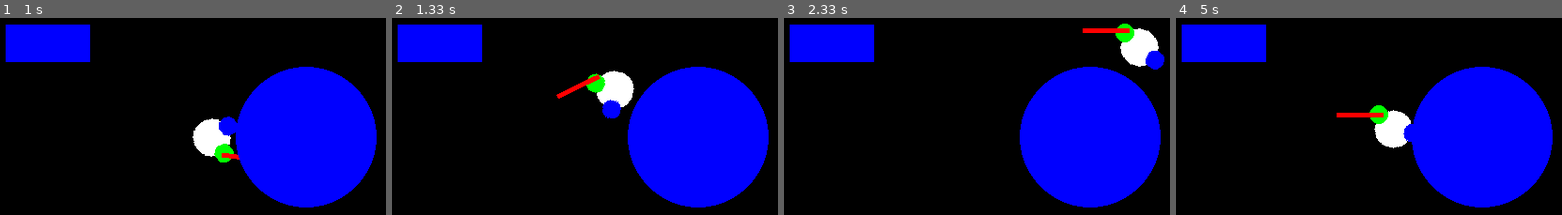
Above: before the commit, frames 1-4 (left to right).
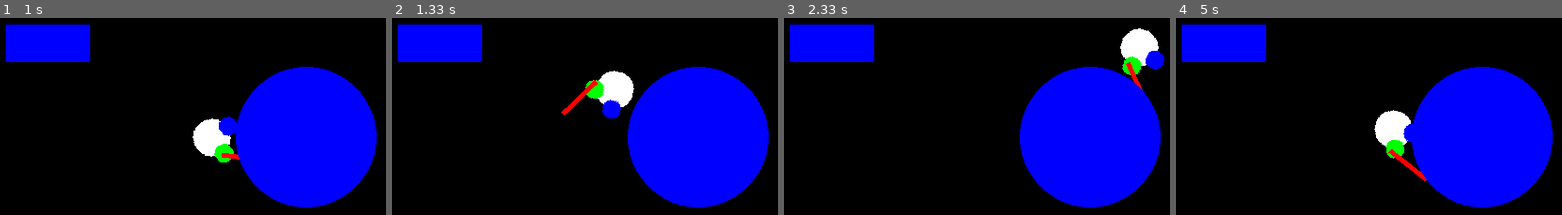
Above: after the commit, the same moments.

Repository: fjaviergb/Pygames-Hermanios
Game: pygame game, started from Combinacion.py
The game is run twice, just before and just after one commit, with the same random seed, the same clock (stepped at 60 frames per second) and the same inputs.
Inputs (mouse positions are in pixels of both pictures, inside the frame that each line leads up to):
- Up to frame 1 (1 s): click (212, 183) at 0.38 s; hold Right from 0.67 s (still down); click (362, 173) at 0.75 s
- Up to frame 2 (1.33 s): release Right at 1.13 s; hold Up from 1.17 s (still down); click (492, 187) at 1.25 s
- Up to frame 3 (2.33 s): release Up at 1.47 s; hold Right 1.5-1.97 s; click (849, 128) at 1.58 s; click (outside the picture) at 2.05 s
- Up to frame 4 (5 s): hold Left 2.33-2.87 s; click (outside the picture) at 2.42 s; hold Down 2.9-3.2 s; click (1396, 57) at 2.98 s; hold Left 3.23-3.63 s; click (1218, 173) at 3.32 s; hold Up 3.67-4.03 s; click (outside the picture) at 3.75 s; hold Right 4.07-4.7 s; click (1372, 120) at 4.15 s; hold Down from 4.73 s (still down); click (outside the picture) at 4.82 s

Frame 1 is identical in both runs. In frame 2, 0.8% of the frame differs, in the area x 42-56%, y 28-50%; in frame 3, 1.0%; in frame 4, 1.1%, in the area x 41-65%, y 44-83%.

Commit message:
Angle, Body, Sword, Colision - 30/06/2020

Diff:
--- a/Combinacion.py
+++ b/Combinacion.py
@@ -209,6 +209,7 @@
         self.countlimit = 0
         self.clashleft = False
         self.clashright = False
+        self.last_angle = self.angle
 
     def update(self):
         self.image = pg.transform.rotate(self.image_orig, self.angle)
@@ -233,18 +234,26 @@
             self.mask = pg.mask.from_surface(self.image)
             block_hit_list = pg.sprite.spritecollide(self, obstacle_group, False)
             block_hit_list_masked = pg.sprite.spritecollide(self, block_hit_list, False, pg.sprite.collide_mask)
-            print(block_hit_list_masked)
-
             for block in block_hit_list_masked:
-                if self.slashleft and not self.swingleft and not self.backleft:
-                    self.slashleft = False
-                    self.backleft = False
-                    self.clashleft = True
-                elif self.slashright and not self.swingright and not self.backright:
-                    self.slashright = False
-                    self.backright = False
-                    self.clashright= True
-
+                self.slashleft = False
+                self.backleft = False
+                self.slashright = False
+                self.backright = False
+                self.swingleft = False
+                self.swingright = False
+
+# =============================================================================
+#                 if self.last_angle > self.angle:
+#                     self.angle += 8
+#
+#                 else:
+#                     self.angle -= 8
+#
+#             self.image = pg.transform.rotate(self.image_orig, self.angle)
+#
+#         self.last_angle = self.angle
+#
+# =============================================================================
 CBASE = (255,255,255)
 CPLAYER = (255,228,181)
 BLACK = (0,0,0)
@@ -276,6 +285,24 @@
 obstacle_group.add(column)
 all_sprites.add(wall)
 all_sprites.add(column)
+
+
+def isClash(angle_grad, signo):
+    Lhand.angle = 90 - angle_grad + signo * (espada.chargecount - 8) * 90 / 30
+    espada.angle = 90 - angle_grad + signo * (espada.chargecount - 8) * 90 / 30
+    espada.image = pg.transform.rotate(espada.image_orig, espada.angle)
+    espada.rect = espada.image.get_rect(center = player.rect.center)
+    espada.mask = pg.mask.from_surface(espada.image)
+    if espada.image != espada.image_orig and ((espada.slashleft and not espada.swingleft and not espada.backleft) or (espada.slashright and not espada.swingright and not espada.backright)):
+        espada.mask = pg.mask.from_surface(espada.image)
+        block_hit_list = pg.sprite.spritecollide(espada, obstacle_group, False)
+        block_hit_list_masked = pg.sprite.spritecollide(espada, block_hit_list, False, pg.sprite.collide_mask)
+        if len(block_hit_list) != 0:
+
+            return True
+
+        else:
+            return False
 
 cursorcount = 0
 clock = pg.time.Clock()
@@ -465,9 +492,14 @@
                 espada.chargecount += 1
         elif espada.slashright and not espada.swingright and not espada.backright:
             if espada.chargecount >= espada.countlimit * -20 / 30:
-                Lhand.angle = 90 - angle_grad - espada.chargecount * 90 / 30
-                espada.angle = 90 - angle_grad - espada.chargecount * 90 / 30
-                espada.chargecount -= 3
+                if not isClash(angle_grad, -1):
+                    Lhand.angle = 90 - angle_grad - espada.chargecount * 90 / 30
+                    espada.angle = 90 - angle_grad - espada.chargecount * 90 / 30
+                    espada.chargecount -=  8
+                else:
+                    Lhand.angle = 90 - angle_grad - espada.chargecount * 90 / 30
+                    espada.angle = 90 - angle_grad - espada.chargecount * 90 / 30
+                    espada.chargecount -= 4
             else:
                 espada.slashright = False
                 espada.backright = True
@@ -496,9 +528,14 @@
                 espada.chargecount += 1
         elif espada.slashleft and not espada.swingleft and not espada.backleft:
             if espada.chargecount >= espada.countlimit * -20 / 30:
-                Lhand.angle = 90 - angle_grad + espada.chargecount * 90 / 30
-                espada.angle = 90 - angle_grad + espada.chargecount * 90 / 30
-                espada.chargecount -= 3
+                if not isClash(angle_grad, 1):
+                    Lhand.angle = 90 - angle_grad + espada.chargecount * 90 / 30
+                    espada.angle = 90 - angle_grad + espada.chargecount * 90 / 30
+                    espada.chargecount -=  8
+                else:
+                    Lhand.angle = 90 - angle_grad + espada.chargecount * 90 / 30
+                    espada.angle = 90 - angle_grad + espada.chargecount * 90 / 30
+                    espada.chargecount -= 1
             else:
                 espada.slashleft = False
                 espada.backleft = True
@@ -528,9 +565,14 @@
                 espada.chargecount += 1
         elif espada.slashright and not espada.swingright and not espada.backright:
             if espada.chargecount >= espada.countlimit * -20 / 30:
-                Lhand.angle = 270 - angle_grad - espada.chargecount * 90 / 30
-                espada.angle = 270 - angle_grad - espada.chargecount * 90 / 30
-                espada.chargecount -= 3
+                if not isClash(angle_grad, -1):
+                    Lhand.angle = 270 - angle_grad - espada.chargecount * 90 / 30
+                    espada.angle = 270 - angle_grad - espada.chargecount * 90 / 30
+                    espada.chargecount -=  8
+                else:
+                    Lhand.angle = 270 - angle_grad - espada.chargecount * 90 / 30
+                    espada.angle = 270 - angle_grad - espada.chargecount * 90 / 30
+                    espada.chargecount -= 1
             else:
                 espada.slashright = False
                 espada.backright = True
@@ -558,9 +600,14 @@
                 espada.chargecount += 1
         elif espada.slashleft and not espada.swingleft and not espada.backleft:
             if espada.chargecount >= espada.countlimit * -20 / 30:
-                Lhand.angle = 270 - angle_grad + espada.chargecount * 90 / 30
-                espada.angle = 270 - angle_grad + espada.chargecount * 90 / 30
-                espada.chargecount -= 3
+                if not isClash(angle_grad, 1):
+                    Lhand.angle = 270 - angle_grad + espada.chargecount * 90 / 30
+                    espada.angle = 270 - angle_grad + espada.chargecount * 90 / 30
+                    espada.chargecount -=  8
+                else:
+                    Lhand.angle = 270 - angle_grad + espada.chargecount * 90 / 30
+                    espada.angle = 270 - angle_grad + espada.chargecount * 90 / 30
+                    espada.chargecount -= 1
             else:
                 espada.slashleft = False
                 espada.backleft = True
@@ -593,7 +640,7 @@
             if espada.chargecount >= espada.countlimit * -20 / 30:
                 Lhand.angle = 0 - espada.chargecount * 90 / 30
                 espada.angle = 0 - espada.chargecount * 90 / 30
-                espada.chargecount -= 3
+                espada.chargecount -= 8
             else:
                 espada.slashright = False
                 espada.backright = True
@@ -616,7 +663,7 @@
             if espada.chargecount >= espada.countlimit * -20 / 30:
                 Lhand.angle = 0 + espada.chargecount * 90 / 30
                 espada.angle = 0 + espada.chargecount * 90 / 30
-                espada.chargecount -= 3
+                espada.chargecount -= 8
             else:
                 espada.slashleft = False
                 espada.backleft = True
@@ -641,7 +688,7 @@
             if espada.chargecount >= espada.countlimit * -20 / 30:
                 Lhand.angle = 180 - espada.chargecount * 90 / 30
                 espada.angle = 180 - espada.chargecount * 90 / 30
-                espada.chargecount -= 3
+                espada.chargecount -= 8
             else:
                 espada.slashright = False
                 espada.backright = True
@@ -664,7 +711,7 @@
             if espada.chargecount >= espada.countlimit * -20 / 30:
                 Lhand.angle = 180 + espada.chargecount * 90 / 30
                 espada.angle = 180 + espada.chargecount * 90 / 30
-                espada.chargecount -= 3
+                espada.chargecount -= 8
             else:
                 espada.slashleft = False
                 espada.backleft = True
